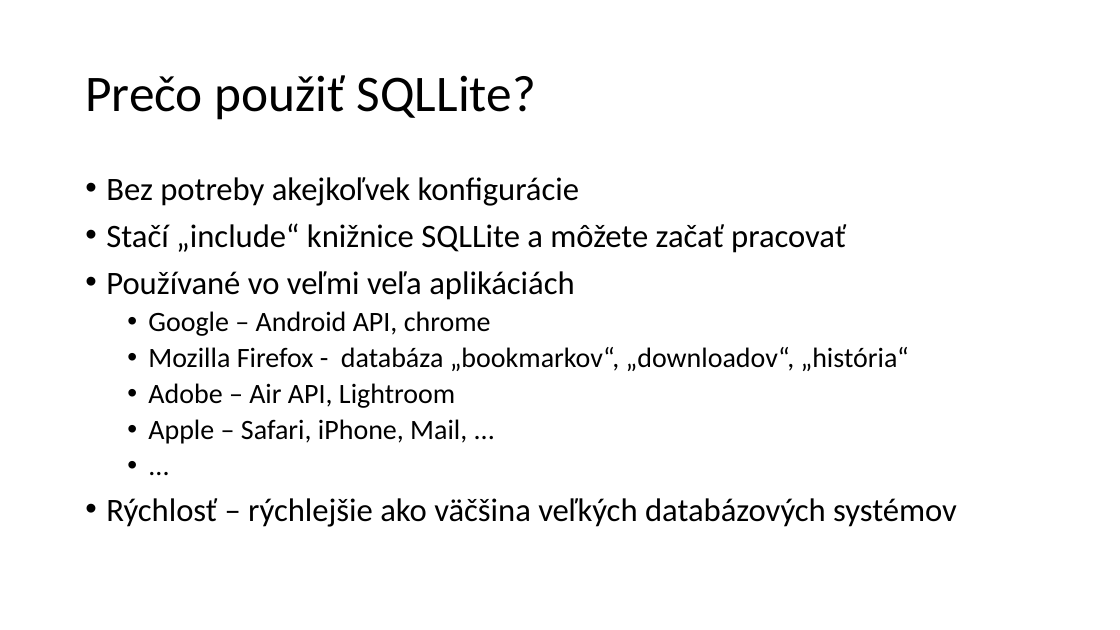
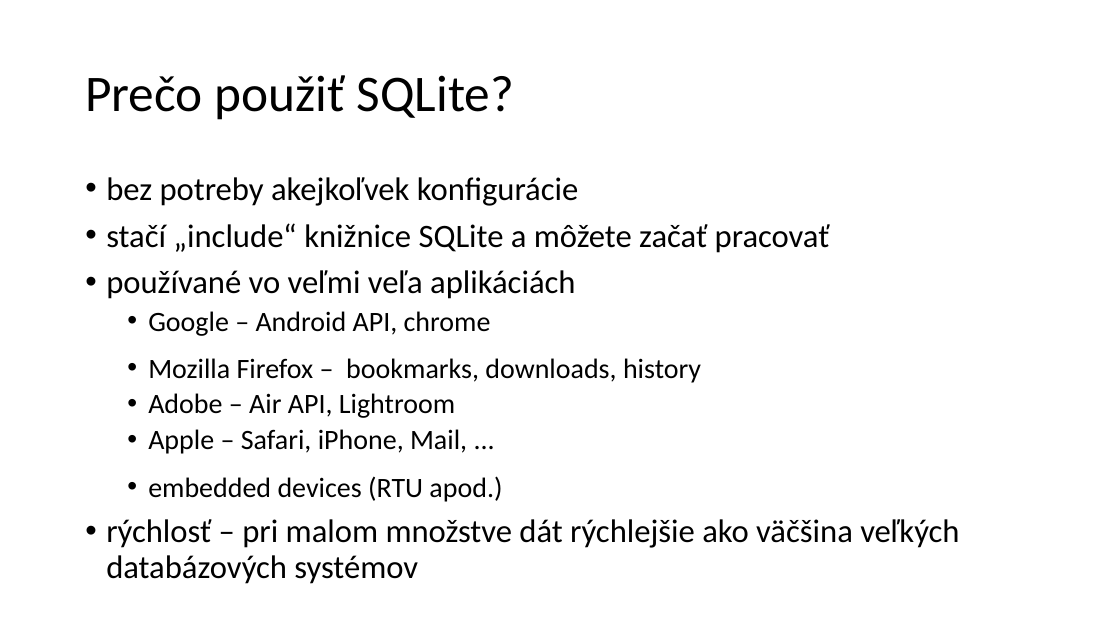
Before and after one commit to janmazak/db_praktikum, a slide deck: slide 3 of materialy/10/sqlite.pptx. Drawn at 1120x630 pixels with LibreOffice and Linux fonts; fonts in the diff are those of the drawing. Boxes give left, top, right and bottom in pixels: in the first picture for what was removed or moved away, otherwise in the second. Text is boxed around its words. In the diff, an @@ line names an element or a change of style, - is before the commit and + after.

```diff
--- a/materialy/10/sqlite.pptx
+++ b/materialy/10/sqlite.pptx
@@ text at (x1=85, y1=75, x2=514, y2=120): text changed @@
-Prečo použiť SQLLite?
+Prečo použiť SQLite?
@@ text at (x1=106, y1=177, x2=830, y2=299): text changed @@
-• Bez potreby akejkoľvek konfigurácie
-• Stačí „include“ knižnice SQLLite a môžete začať pracovať
-• Používané vo veľmi veľa aplikáciách
+• bez potreby akejkoľvek konfigurácie
+• stačí „include“ knižnice SQLite a môžete začať pracovať
+• používané vo veľmi veľa aplikáciách
@@ text at (x1=148, y1=358, x2=701, y2=383): text changed @@
-  • Mozilla Firefox - databáza „bookmarkov“, „downloadov“, „história“
+  • Mozilla Firefox – bookmarks, downloads, history
@@ text at (x1=106, y1=476, x2=959, y2=584): text changed @@
-  • ...
-• Rýchlosť – rýchlejšie ako väčšina veľkých databázových systémov
+  • embedded devices (RTU apod.)
+• rýchlosť – pri malom množstve dát rýchlejšie ako väčšina veľkých databázových systémov
```
Also in this commit, not shown: 3 other slides changed, 1 slide added, 2 slides removed, 6 other files.
